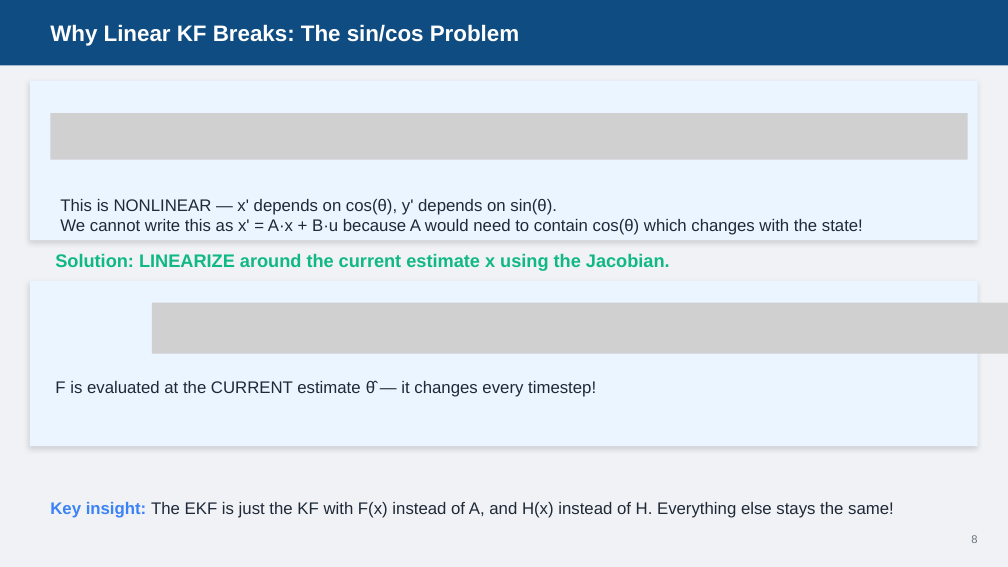
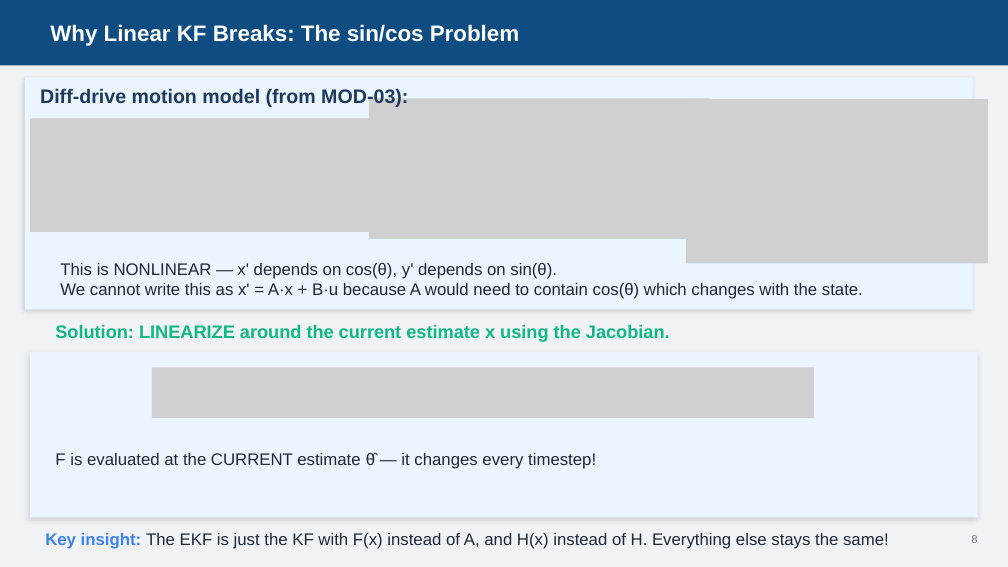
Before and after one commit to AbbadiAhmad/mobile_robots_course, a slide deck: slide 9 of Slides/Mod06/MOD006-Localization.pptx. Drawn at 1008x567 pixels with LibreOffice and Linux fonts; fonts in the diff are those of the drawing; grey boxes stand for pictures. Boxes give left, top, right and bottom in pixels: in the first picture for what was removed or moved away, otherwise in the second. Text is boxed around its words. In the diff, an @@ line names an element or a change of style, - is before the commit and + after.

```diff
--- a/Slides/Mod06/MOD006-Localization.pptx
+++ b/Slides/Mod06/MOD006-Localization.pptx
@@ rectangle: place and size @@
-rectangle at [30, 81, 978, 240]
+rectangle at [25, 78, 973, 309]
@@ text added at [40, 88, 408, 108], 14 pt, text #1E3A5F, bold @@
+Diff-drive motion model (from MOD-03):
@@ picture: place and size @@
-picture at [50, 113, 968, 159]
+picture at [30, 118, 456, 232]
@@ picture added at [369, 99, 710, 240] @@
@@ picture added at [686, 99, 988, 263] @@
@@ text "This is NONLINEAR — x' ...": place and size @@
-text "This is NONLINEAR — x' ..." at [60, 199, 863, 235]
+text "This is NONLINEAR — x' ..." at [60, 263, 863, 299]
@@ text at [60, 283, 863, 299]: text changed @@
-We cannot write this as x' = A·x + B·u because A would need to contain cos(θ) which changes with the state!
+We cannot write this as x' = A·x + B·u because A would need to contain cos(θ) which changes with the state.
@@ picture removed at [152, 302, 1008, 353] @@
@@ 2 texts, 1 rectangle: place and size @@
-2 texts, 1 rectangle at [30, 253, 978, 447]
+2 texts, 1 rectangle at [30, 324, 978, 517]
@@ picture added at [152, 368, 814, 418] @@
@@ text "Key insight: The EKF is ...": place and size @@
-text "Key insight: The EKF is ..." at [50, 502, 894, 518]
+text "Key insight: The EKF is ..." at [45, 533, 889, 549]
```
Also in this commit, not shown: 16 other slides changed, 1 slide added, 1 slide removed, 3 other files.
